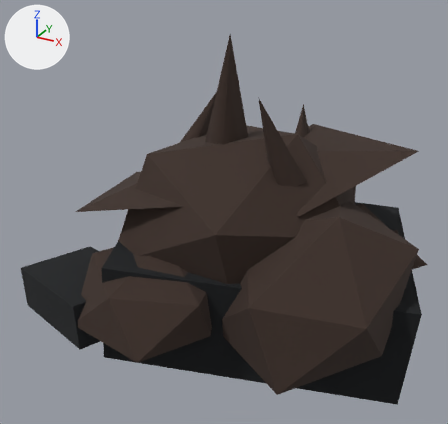
Before and after pictures for a commit that changed the glTF model docs/concept-art/models/env-coral-growth.glb.
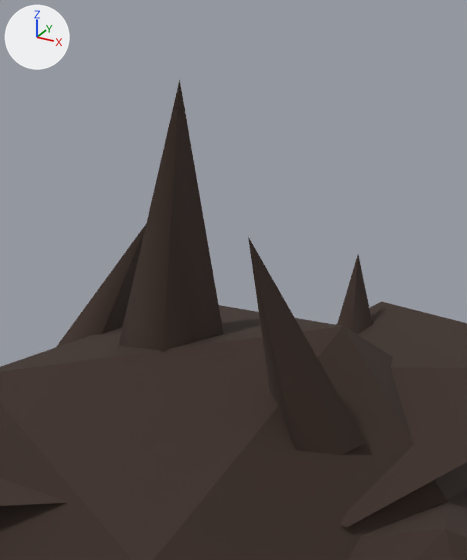
Old and new are each drawn whole from a 50 mm lens placed at (7.77, -15.33, 11.71), pointed at (-0.42, -0.44, 4.26) and again close up on the part from 35% to 78% of the width and 0% to 54% of the height. The lights are fixed; the arrows at upper left show +X, +Y and +Z. The last two pictures show the newer version. Where no turn or scale is listed for an object, it has been applied to the vertices.

The first close-up shows 'branch_01', 'branch_02', 'branch_03', 'branch_04', 'lobe_01', 'lobe_02', 'plate_01', 'plate_02'.
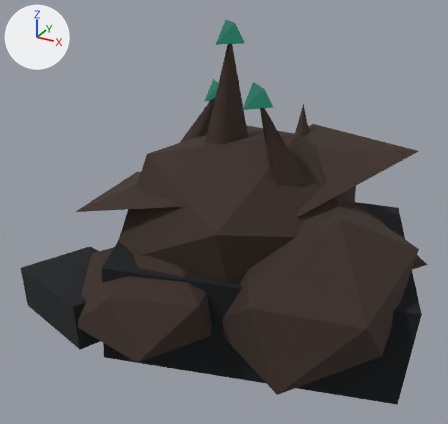
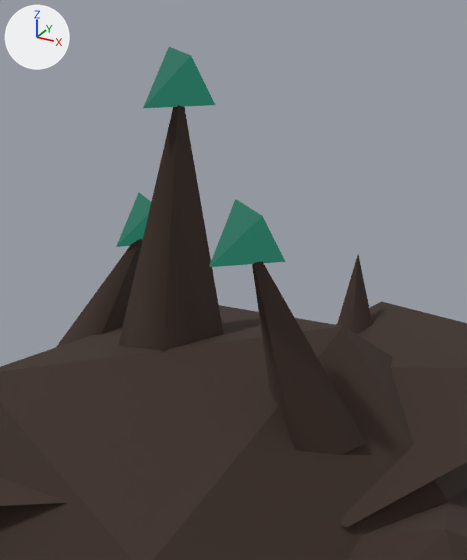
What differs and where, as boxes (x1, y1, x2, y2) in the close-ups (467 x 560 px):
'biolight_2', added: after (209, 199, 285, 267)
'biolight_1', added: after (143, 47, 215, 108)
'biolight_3', added: after (116, 193, 151, 247)

Edits to the bpy script that builds the scene:
```text
Add mat_biolight:
    mat_biolight = principled_material('biolight')
    mat_biolight.base_color = (0.00335, 0.0123, 0.00972)  # black #0b1d19
    mat_biolight.roughness = 1.0
    mat_biolight.emission_color = (0.0273, 0.262, 0.175)  # green #2e8c74
    mat_biolight.emission_strength = 0.55
Add me_mesh_17:
    me_mesh_17.from_pydata([(-1.957, 1.069, 7.102), (-1.368, 1.069, 7.69), (-1.957, 1.657, 7.69), (-1.368, 1.657, 7.102)], [], [(0, 1, 2), (3, 2, 1), (3, 1, 0), (3, 0, 2)])
    me_mesh_17.materials.append(mat_biolight)  # black #0b1d19
Add me_mesh_16:
    me_mesh_16.from_pydata([(0.869, -1.86, 7.84), (1.457, -1.86, 8.428), (0.869, -1.272, 8.428), (1.457, -1.272, 7.84)], [], [(0, 1, 2), (3, 2, 1), (3, 1, 0), (3, 0, 2)])
    me_mesh_16.materials.append(mat_biolight)  # black #0b1d19
Add me_mesh_15:
    me_mesh_15.from_pydata([(-0.569, -0.664, 9.154), (0.019, -0.664, 9.743), (-0.569, -0.076, 9.743), (0.019, -0.076, 9.154)], [], [(0, 1, 2), (3, 2, 1), (3, 1, 0), (3, 0, 2)])
    me_mesh_15.materials.append(mat_biolight)  # black #0b1d19
Add ob_biolight_3:
    ob_biolight_3 = bpy.data.objects.new('biolight_3', me_mesh_17)
    ob_biolight_3.location = (0.0, 0.0, 0.0)
Add ob_biolight_2:
    ob_biolight_2 = bpy.data.objects.new('biolight_2', me_mesh_16)
    ob_biolight_2.location = (0.0, 0.0, 0.0)
Add ob_biolight_1:
    ob_biolight_1 = bpy.data.objects.new('biolight_1', me_mesh_15)
    ob_biolight_1.location = (0.0, 0.0, 0.0)
```
